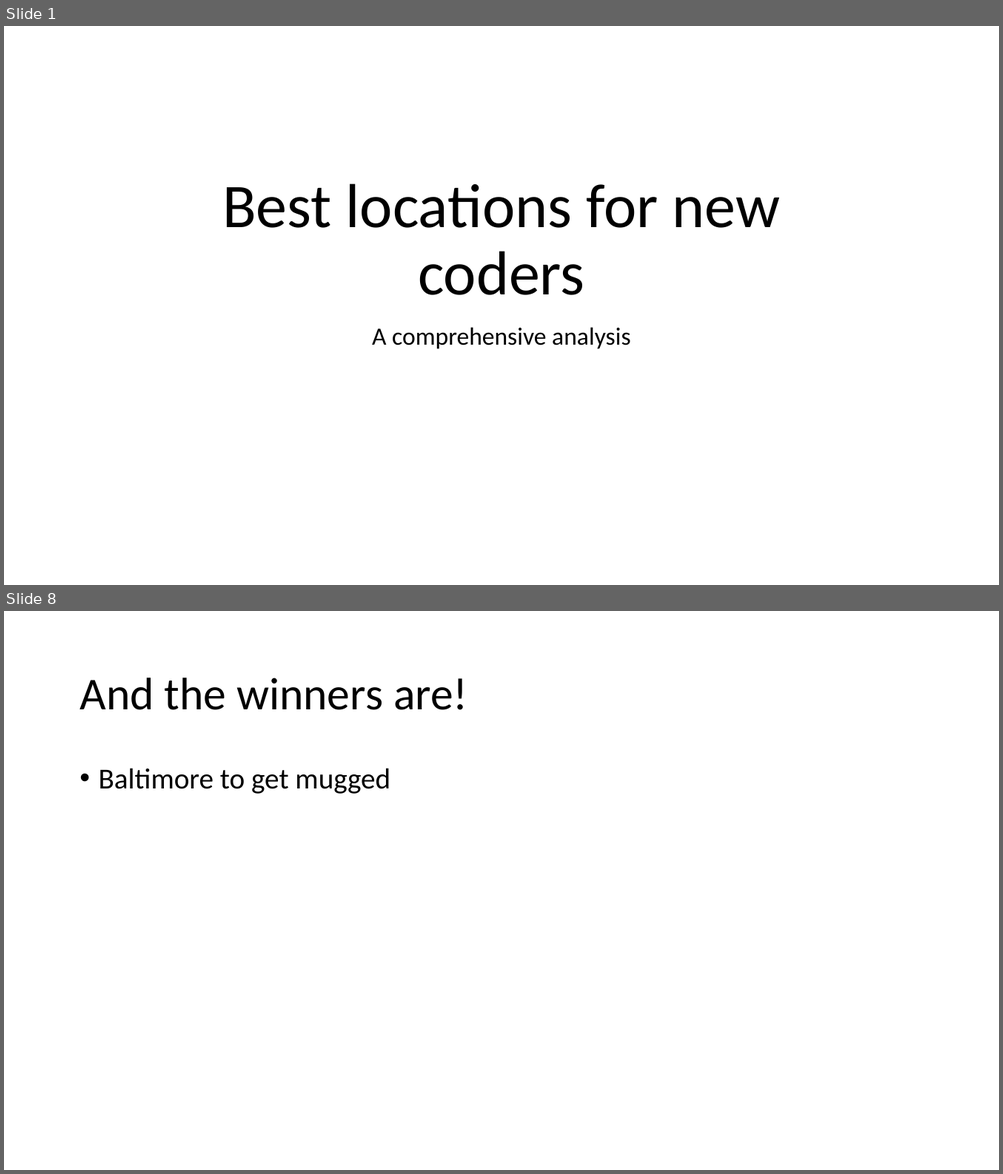
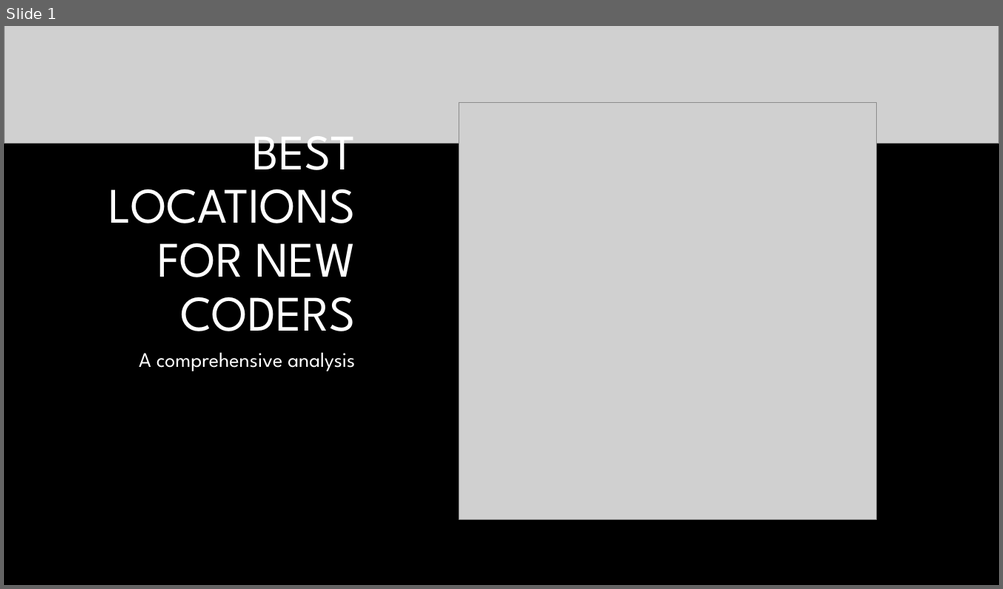
Before and after one commit to amishnerd/prospects, a slide deck: powerpoint.pptx. Shown one above the other, each under a label of ours: slides 1 and 8 before the commit, slide 1 after it; the slides between them are not shown. The pictures are 1003x1174 and 1003x589 pixels, drawn with LibreOffice and Linux fonts; fonts in the diff are those of the drawing; grey boxes stand for pictures; background and template pictures are left out. Boxes give left, top, right and bottom in pixels: in the first picture for what was removed or moved away, otherwise in the second. Text is boxed around its words. In the diff, an @@ line names an element or a change of style, - is before the commit and + after.

```diff
--- a/powerpoint.pptx
+++ b/powerpoint.pptx
@@ slide 8 removed at box(4, 611, 999, 1170), background #FFFFFF @@
@@ title removed at box(79, 678, 468, 710) @@
-And the winners are!
@@ text removed at box(99, 768, 390, 794) @@
-• Baltimore to get mugged
@@ slide 1 changed as well @@
@@ background #FFFFFF to #000000 @@
@@ picture added at box(4, 26, 999, 144) @@
@@ picture added at box(459, 103, 876, 520) @@
@@ title at box(109, 120, 356, 332): text changed; size 60 to 48 pt; font Calibri to League Spartan; text colour #000000 to #FFFFFF @@
-Best locations for new coders
+BEST LOCATIONS FOR NEW CODERS
@@ subtitle "A comprehensive analysis": place and size @@
-subtitle "A comprehensive analysis" at box(372, 327, 630, 349)
+subtitle "A comprehensive analysis" at box(139, 352, 355, 372)
@@ subtitle "A comprehensive analysis" at box(139, 352, 355, 372): size 24 to 20 pt, font Calibri to League Spartan, text colour #000000 to #FFFFFF; alignment centre to right @@
```
Also in this commit, not shown: 7 other slides changed, 2 slides added, 2 other files.
